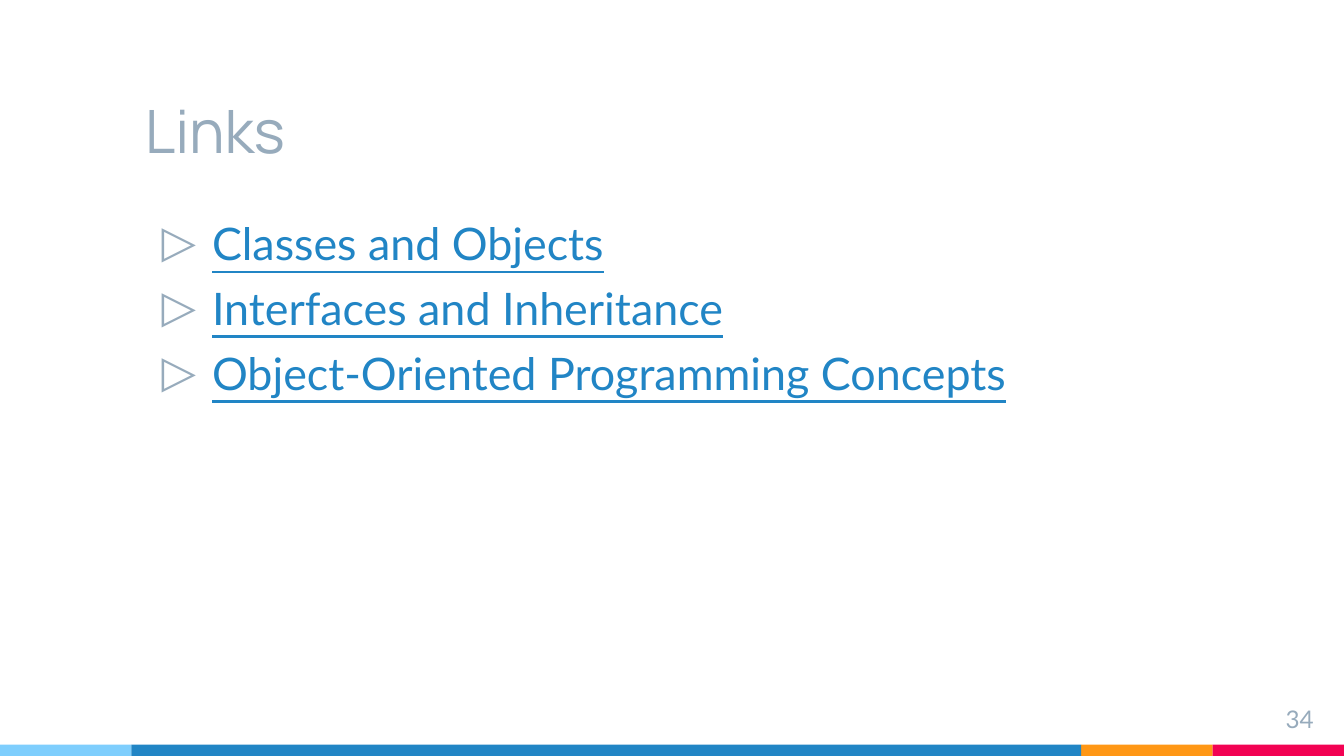
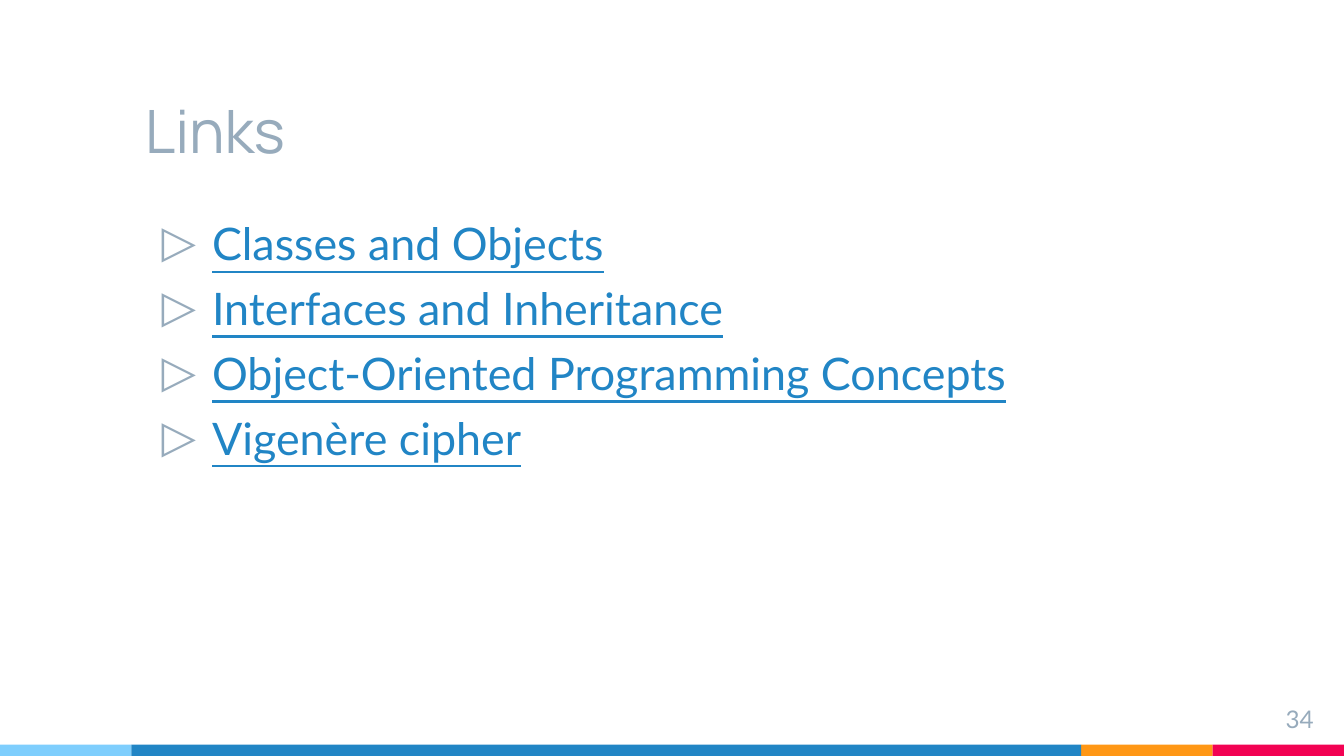
Before and after one commit to brahinets/GeekHub-J4W-9, a slide deck: slide 34 of Lectures/Lesson 03 - OOP.pptx. Drawn at 1344x756 pixels with LibreOffice and Linux fonts; fonts in the diff are those of the drawing. Boxes give left, top, right and bottom in pixels: in the first picture for what was removed or moved away, otherwise in the second. Text is boxed around its words. In the diff, an @@ line names an element or a change of style, - is before the commit and + after.

```diff
--- a/Lectures/Lesson 03 - OOP.pptx
+++ b/Lectures/Lesson 03 - OOP.pptx
@@ text at [212, 422, 521, 463]: paragraph added @@
+▷ Vigenère cipher
```
Also in this commit, not shown: 1 other slide changed.
